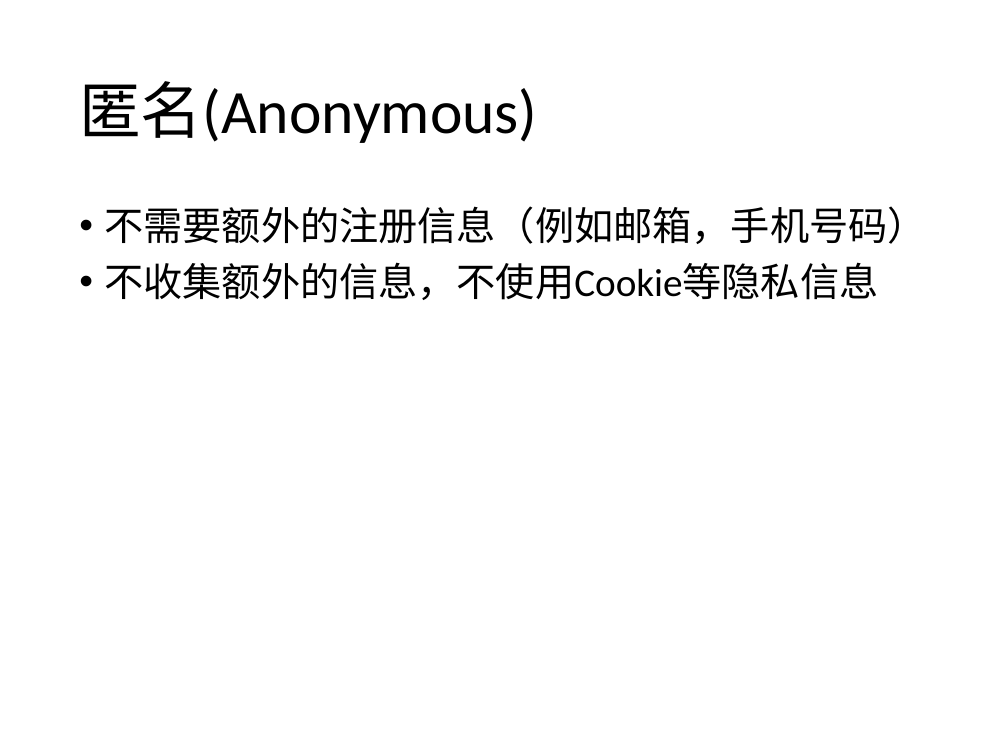
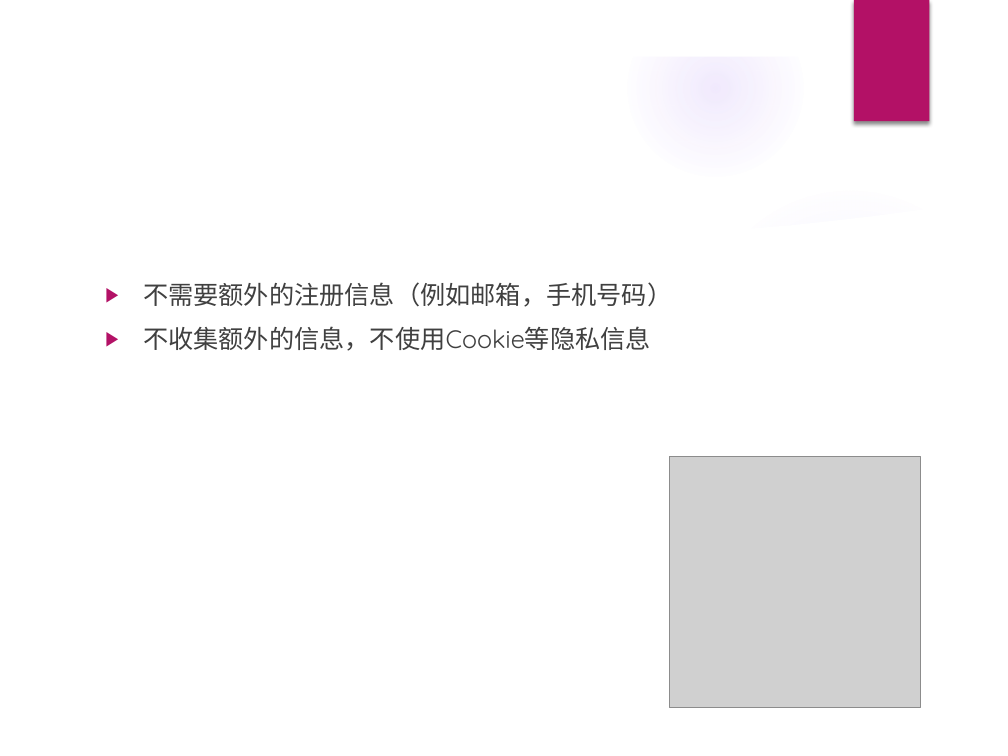
Before and after one commit to Relate13/web_2023, a slide deck: slide 7 of 项目介绍.pptx. Drawn at 1008x756 pixels with LibreOffice and Linux fonts; fonts in the diff are those of the drawing; grey boxes stand for pictures; background and template pictures are left out. Boxes give left, top, right and bottom in pixels: in the first picture for what was removed or moved away, otherwise in the second. Text is boxed around its words. In the diff, an @@ line names an element or a change of style, - is before the commit and + after.

Commit message:
Modified PPT

```diff
--- a/项目介绍.pptx
+++ b/项目介绍.pptx
@@ group added at [0,0,1008,756]: 5 ellipses, 3 freeform shapes @@
@@ rectangle added at [854,0,929,121], fill #B31166 @@
@@ title "匿名(Anonymous)": place and size @@
-title "匿名(Anonymous)" at [79,81,537,143]
+title "匿名(Anonymous)" at [96,102,795,180]
@@ title "匿名(Anonymous)" at [96,102,795,180]: size 44 to 32 pt, font Calibri to Quicksand, text colour #000000 to #FFFFFF; line spacing 0.9 to 1 @@
@@ text "不需要额外的注册信息（例如邮箱，手机号码）": place and size @@
-text "不需要额外的注册信息（例如邮箱，手机号码）" at [105,206,927,300]
+text "不需要额外的注册信息（例如邮箱，手机号码）" at [143,282,672,351]
@@ text "不需要额外的注册信息（例如邮箱，手机号码）" at [143,282,672,351]: size 28 to 18 pt, font Calibri to Quicksand, text colour #000000 to #404040; bullet • to ▶; line spacing 0.9 to 1 @@
@@ picture added at [669,457,920,708] @@
```
Also in this commit, not shown: 7 other slides changed, 5 slides added, 1 slide removed.
